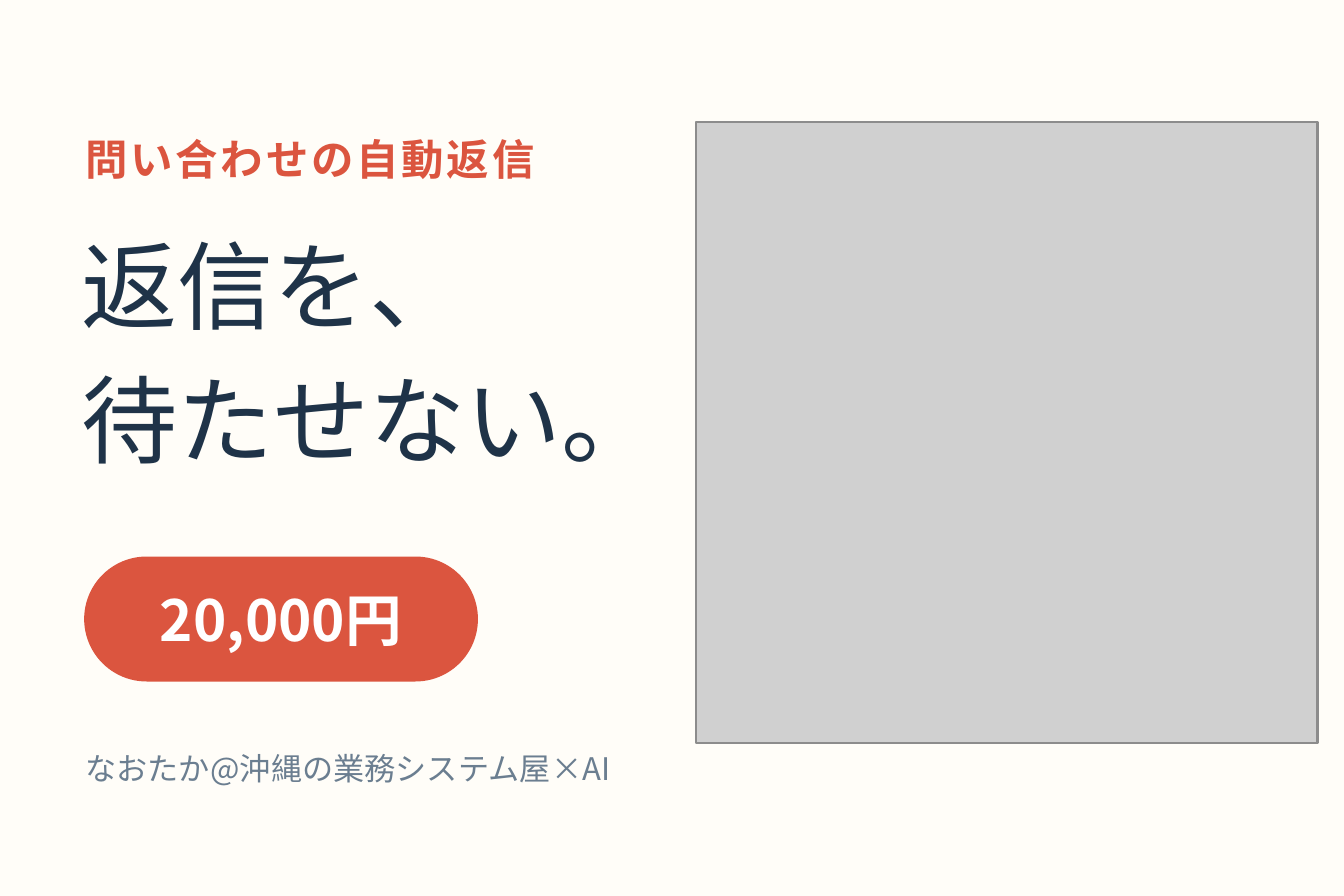
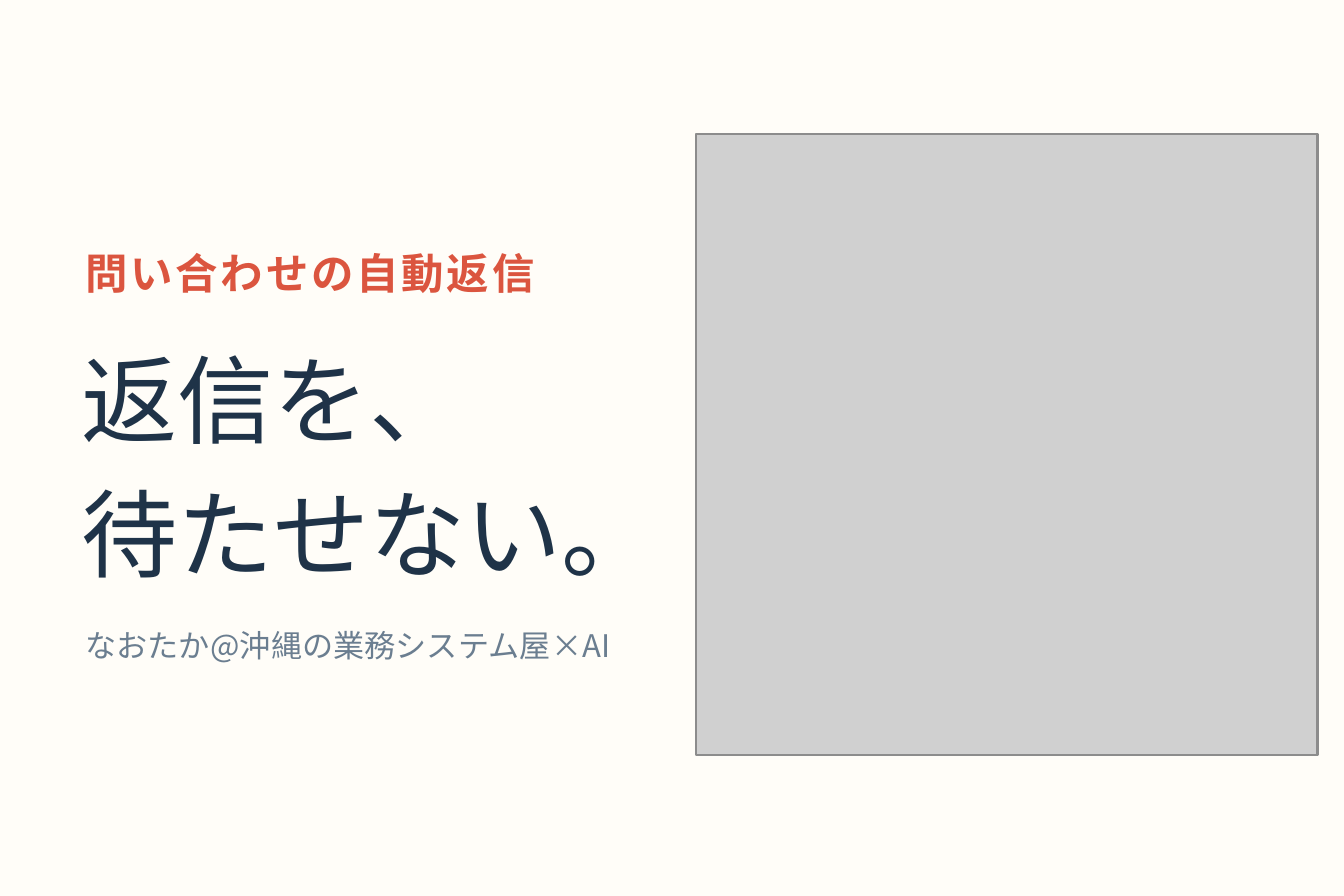
Before and after one commit to oshima0627/skill-libecity, a slide deck: slide 1 of listings/assets/pptx/05-mail-ai.pptx. Drawn at 1344x896 pixels with LibreOffice and Linux fonts; fonts in the diff are those of the drawing; grey boxes stand for pictures. Boxes give left, top, right and bottom in pixels: in the first picture for what was removed or moved away, otherwise in the second. Text is boxed around its words. In the diff, an @@ line names an element or a change of style, - is before the commit and + after.

```diff
--- a/listings/assets/pptx/05-mail-ai.pptx
+++ b/listings/assets/pptx/05-mail-ai.pptx
@@ picture: place and size @@
-picture at [696,122,1318,743]
+picture at [696,134,1318,755]
@@ text "問い合わせの自動返信": place and size @@
-text "問い合わせの自動返信" at [85,139,534,179]
+text "問い合わせの自動返信" at [85,253,534,293]
@@ text "返信を、": place and size @@
-text "返信を、" at [81,241,657,464]
+text "返信を、" at [81,355,657,578]
@@ rounded rectangle removed at [86,558,477,680] @@
@@ text removed at [160,596,402,653] @@
-20,000円
@@ text "なおたか@沖縄の業務システム屋×AI": place and size @@
-text "なおたか@沖縄の業務システム屋×AI" at [85,754,610,786]
+text "なおたか@沖縄の業務システム屋×AI" at [85,631,610,663]
```
Also in this commit, not shown: 14 other files.
